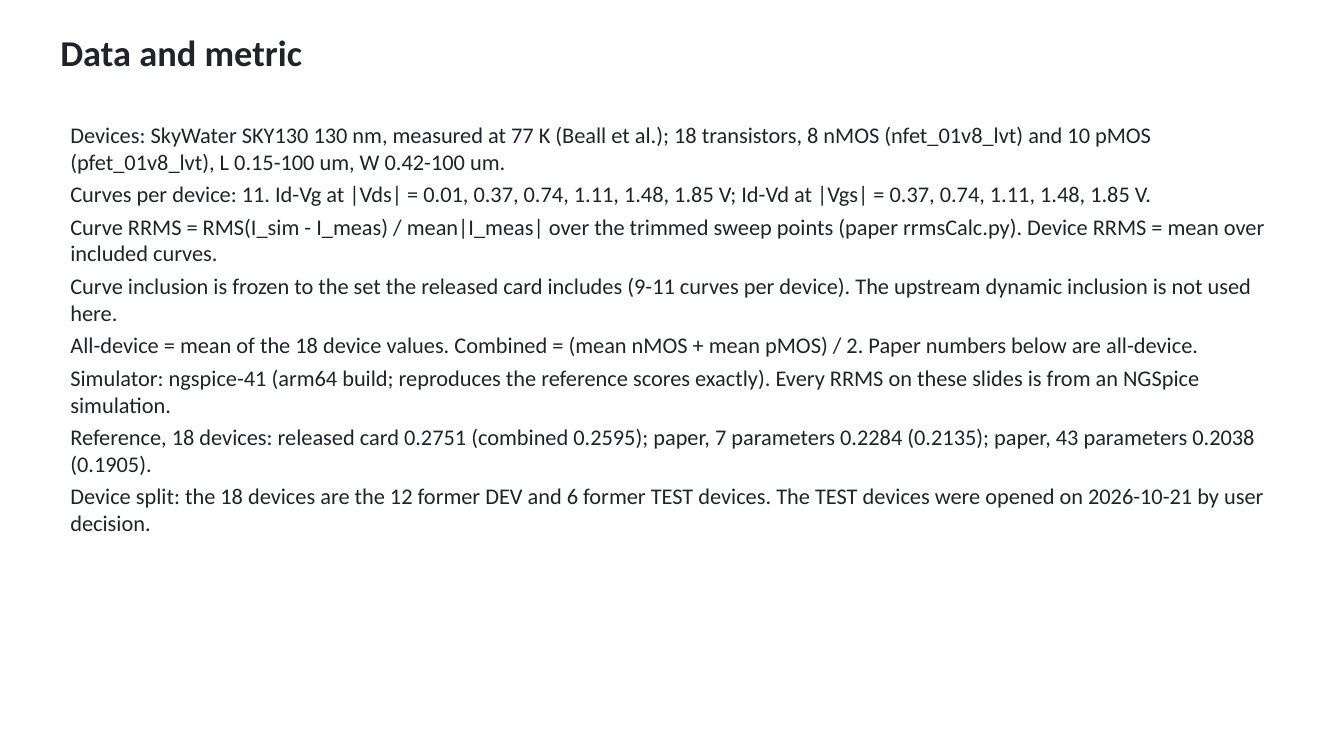
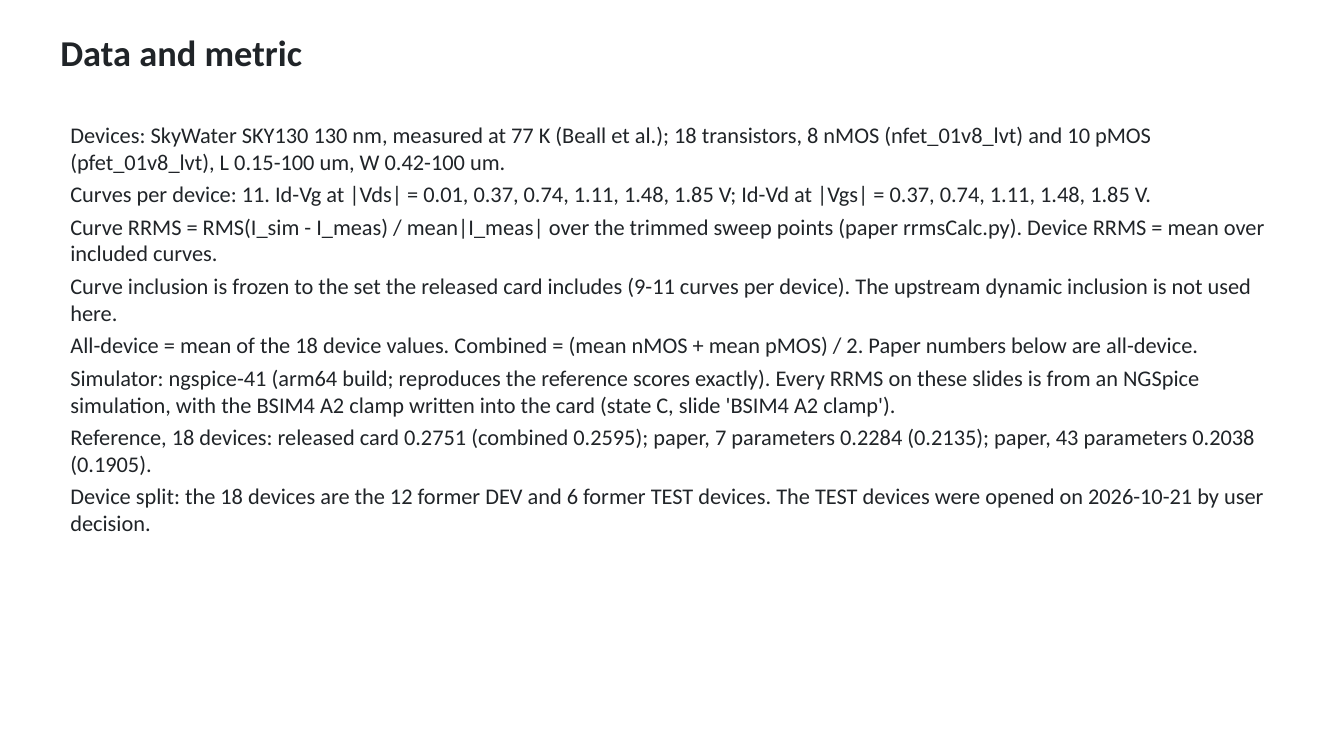
Before and after one commit to aaronw5/Cryo-Transistor-ML, a slide deck: slide 2 of slides/cryo_ml_mbias_real_data.pptx. Drawn at 1344x756 pixels with LibreOffice and Linux fonts; fonts in the diff are those of the drawing. Boxes give left, top, right and bottom in pixels: in the first picture for what was removed or moved away, otherwise in the second. Text is boxed around its words. In the diff, an @@ line names an element or a change of style, - is before the commit and + after.

```diff
--- a/slides/cryo_ml_mbias_real_data.pptx
+++ b/slides/cryo_ml_mbias_real_data.pptx
@@ text at [70, 370, 1199, 417]: text changed @@
-Simulator: ngspice-41 (arm64 build; reproduces the reference scores exactly). Every RRMS on these slides is from an NGSpice simulation.
+Simulator: ngspice-41 (arm64 build; reproduces the reference scores exactly). Every RRMS on these slides is from an NGSpice simulation, with the BSIM4 A2 clamp written into the card (state C, slide 'BSIM4 A2 clamp').
```
Also in this commit, not shown: 17 other slides changed, 1 slide added, 25 other files.
